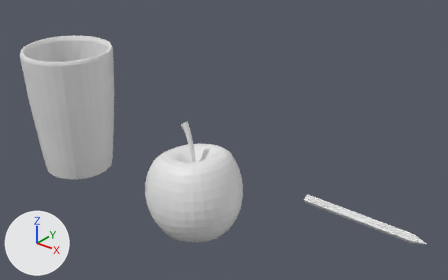
Before and after pictures for a commit that changed the Blender file SpieleProgSoSe2017/Assets/Meshes/SurroundingRoom/blend/TheRoom.blend.
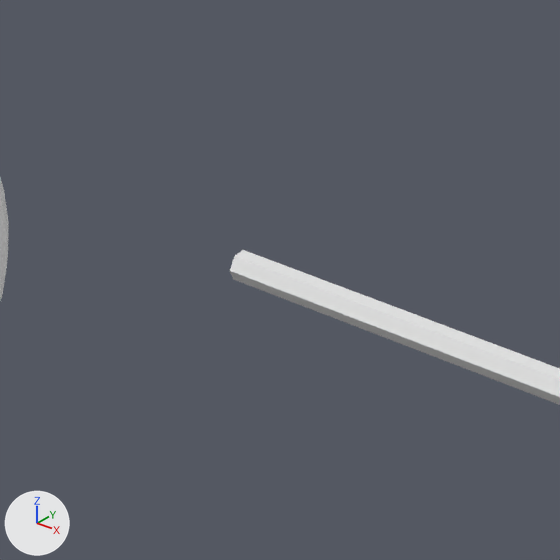
Each version appears first whole from a 50 mm camera at (258.8, -59.6, 1011.6) aimed at (13.3, 247.3, 821.3), and next in a close-up on the part from 54% to 88% of the width and 45% to 100% of the height. The axes (+X, +Y, +Z) are drawn at lower left. The lights are the same throughout.

The first close-up shows 'Pen'.
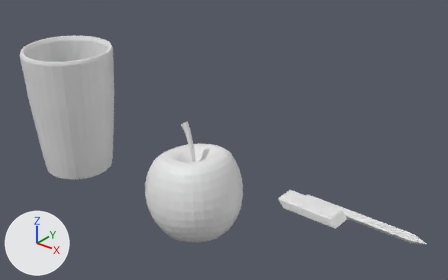
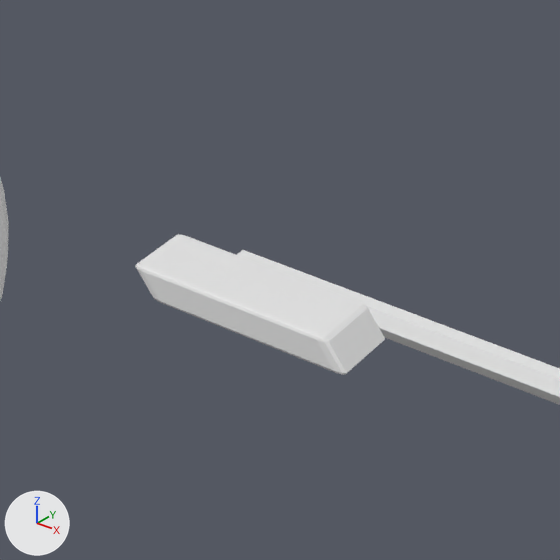
Commit message: Eraser added

Location of each change, (x1, y1, x2, y2) in pixels of the close-ups (560 x 560 px):
'Eraser', added
    after: (135, 234, 385, 375)

Edits to the bpy script that builds the scene:
```text
Add mat_eraser:
    mat_eraser = principled_material('Eraser')
    mat_eraser.base_color = (0.8, 0.8, 0.8)  # white #e7e7e7
Add me_cube_011:
    me_cube_011.from_pydata(...)  # 68 vertices, 66 faces; spans x -1.1..1.1, y -1.0..1.0, z -0.47..0.5
    me_cube_011.materials.append(mat_eraser)  # its picture is missing
Add ob_eraser:
    ob_eraser = bpy.data.objects.new('Eraser', me_cube_011)
    ob_eraser.location = (117.1, 193.5, 831.9)
    ob_eraser.scale = (16.7, 6.31, 5.16)
```
